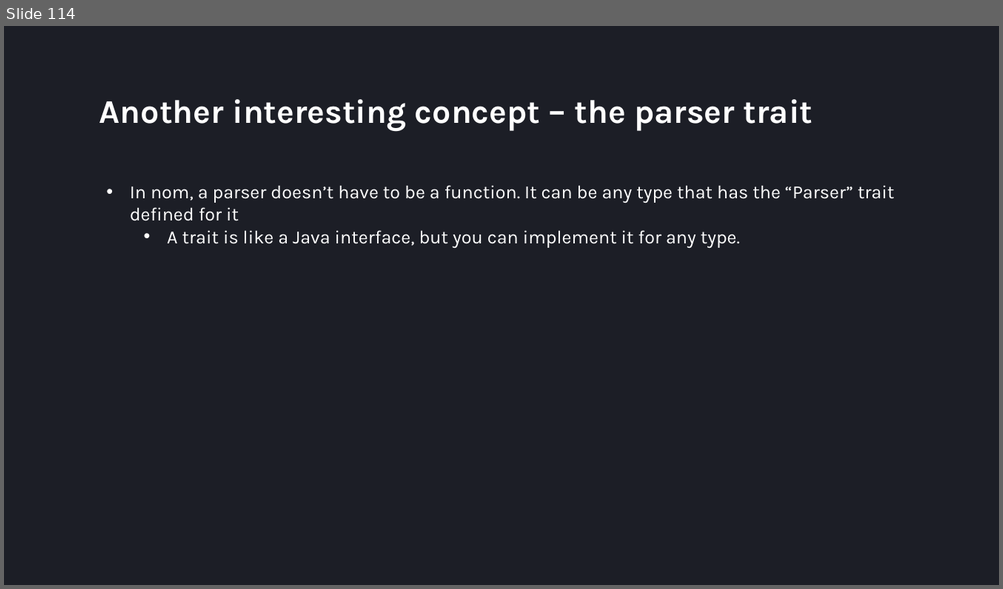
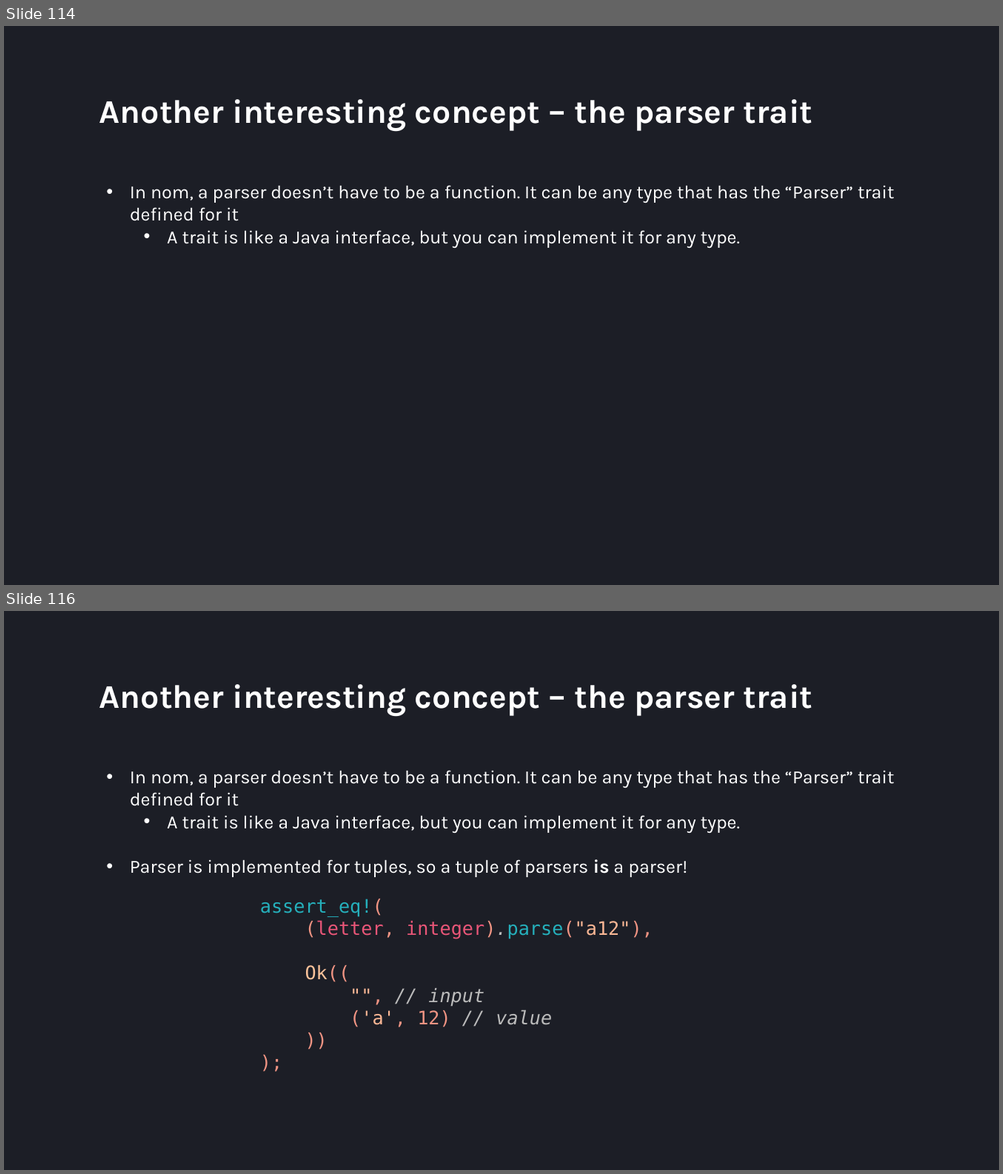
Before and after one commit to villuna/parsers-talk, a slide deck: presentation/presentation.pptx. Shown one above the other, each under a label of ours: slide 114 before the commit, slides 114 and 116 after it; the slides between them are not shown. The pictures are 1003x589 and 1003x1174 pixels, drawn with LibreOffice and Linux fonts; fonts in the diff are those of the drawing. Boxes give left, top, right and bottom in pixels: in the first picture for what was removed or moved away, otherwise in the second. Text is boxed around its words. In the diff, an @@ line names an element or a change of style, - is before the commit and + after.

```diff
--- a/presentation/presentation.pptx
+++ b/presentation/presentation.pptx
@@ slide 116 added at [4, 611, 999, 1170], background #1C1E26 @@
@@ title added at [99, 684, 813, 716], 32 pt, text #FFFFFF, bold @@
+Another interesting concept – the parser trait
@@ text added at [130, 770, 893, 877], 18 pt, text #FFFFFF @@
+• In nom, a parser doesn’t have to be a function. It can be any type that has the “Parser” trait defined for it
+  • A trait is like a Java interface, but you can implement it for any type.
+• Parser is implemented for tuples, so a tuple of parsers is a parser!
@@ text added at [260, 899, 653, 1028], 18 pt, text #F09483 @@
+assert_eq!(
+(letter, integer).parse("a12"),
+Ok((
+"", // input
+('a', 12) // value
+))
+);
```
Also in this commit, not shown: 1 slide changed, 35 other slides added, 1 slide removed, 5 other files.
